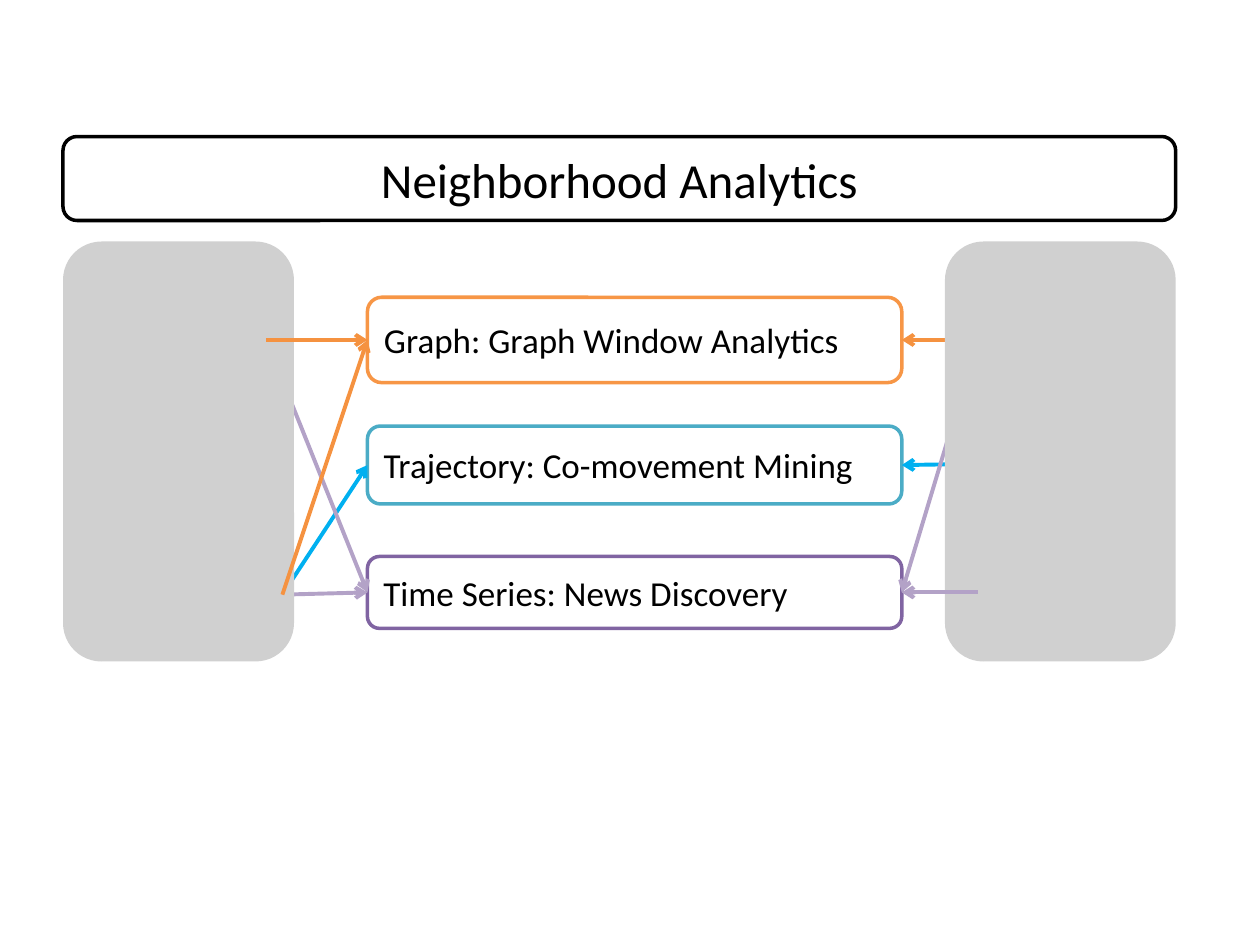
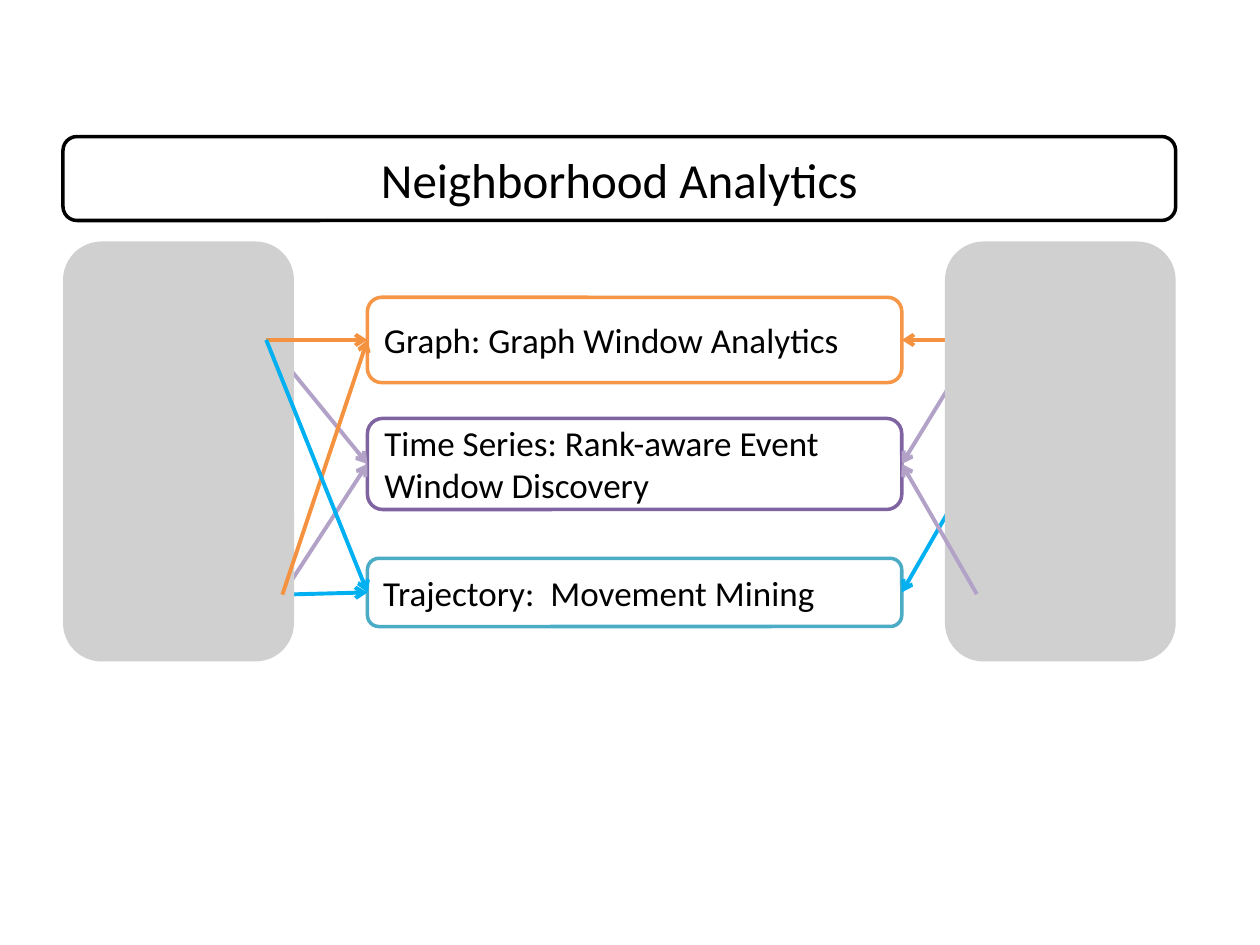
Before and after one commit to fanqi1909/Thesis, a slide deck: slide 2 of Slides/drawings.pptx. Drawn at 1260x945 pixels with LibreOffice and Linux fonts; fonts in the diff are those of the drawing; grey boxes stand for pictures. Boxes give left, top, right and bottom in pixels: in the first picture for what was removed or moved away, otherwise in the second. Text is boxed around its words. In the diff, an @@ line names an element or a change of style, - is before the commit and + after.

```diff
--- a/Slides/drawings.pptx
+++ b/Slides/drawings.pptx
@@ arrow moved from (266, 340) - (368, 592) to (266, 340) - (368, 464) @@
@@ arrow added from (266, 340) to (368, 592), #00B0F0 2.25 pt @@
@@ arrow moved from (978, 340) - (902, 592) to (978, 340) - (902, 464) @@
@@ rounded rectangle "Time Series: Rank-aware Event Window ...": place and size @@
-rounded rectangle "Time Series: Rank-aware Event Window ..." at <box>368,557,902,629</box>
+rounded rectangle "Time Series: Rank-aware Event Window ..." at <box>368,418,902,509</box>
@@ text in rounded rectangle at <box>384,431,819,508</box>: text changed @@
-Time Series: News Discovery
+Time Series: Rank-aware Event Window Discovery
@@ arrow moved from (282, 595) - (368, 592) to (282, 595) - (368, 464) @@
@@ arrow moved from (976, 464) - (902, 465) to (976, 464) - (902, 592) @@
@@ arrow moved from (976, 592) - (902, 592) to (976, 592) - (902, 464) @@
@@ rounded rectangle "Trajectory: Movement Mining": place and size @@
-rounded rectangle "Trajectory: Movement Mining" at <box>368,426,902,504</box>
+rounded rectangle "Trajectory: Movement Mining" at <box>368,558,902,626</box>
@@ arrow moved from (282, 595) - (368, 465) to (282, 595) - (368, 592) @@
@@ text in rounded rectangle at <box>383,582,814,612</box>: text changed @@
-Trajectory: Co-movement Mining
+Trajectory: Movement Mining
```
Also in this commit, not shown: 16 other files.
